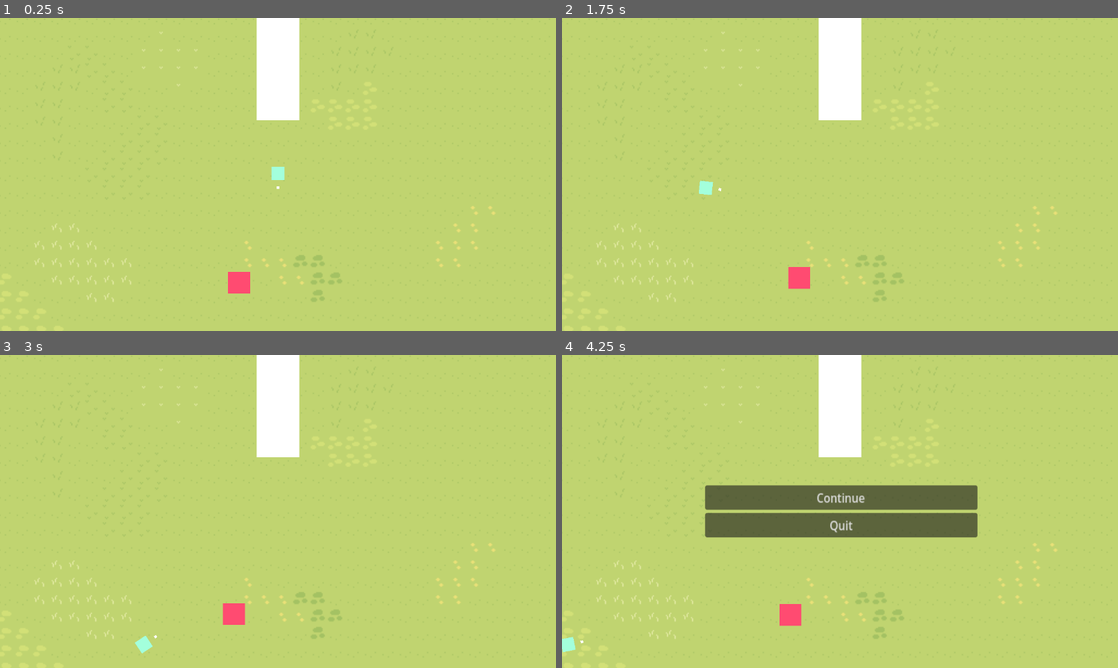
Above: before the commit, frames 1-4 (two rows, left to right).
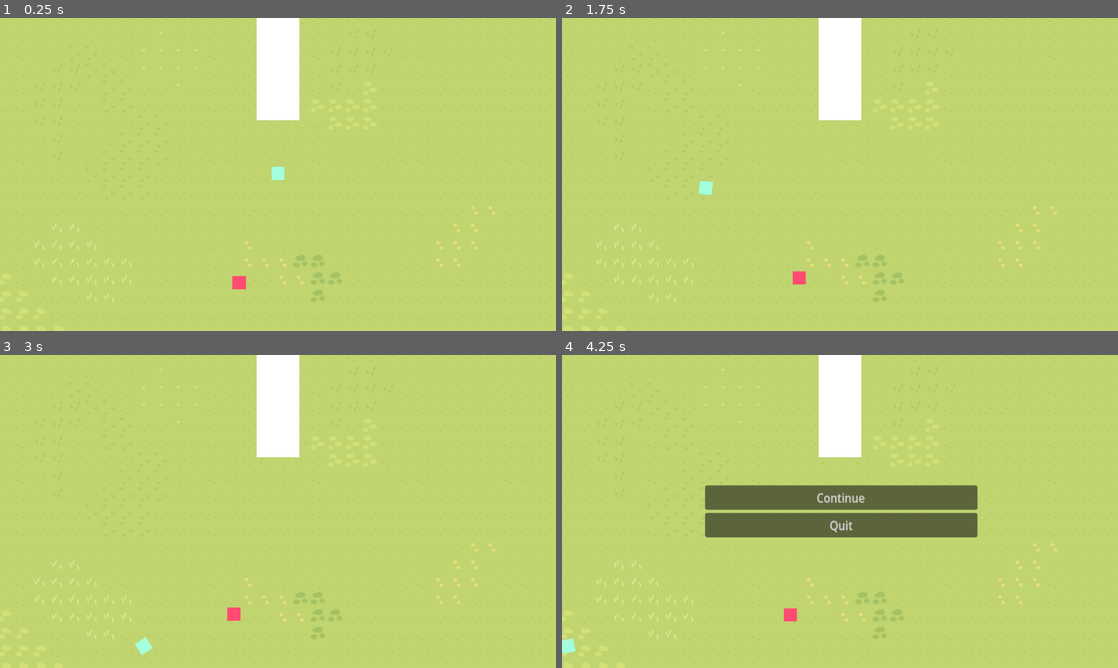
Above: after the commit, the same moments.

Repository: ConnorG255/The-Tower
Game: Godot game, scene res://main.tscn
Two runs of this game, one before a commit and one after it. Both use one fixed random seed, a clock stepped at 60 frames per second and the inputs below.
Inputs (mouse positions are in pixels of both pictures, inside the frame that each line leads up to):
- Up to frame 1 (0.25 s): no input
- Up to frame 2 (1.75 s): tap Enter at 0.5 s; move the mouse to (962, 158) at 0.52 s; hold A (A) 0.53-1.28 s; tap D (D) at 0.8, 1.35 s; move the mouse to (728, 190) at 1.27 s; tap S (S) at 1.55 s
- Up to frame 3 (3 s): move the mouse to (333, 442) at 2.02 s; hold S (S) 2.03-2.78 s; tap W (W) at 2.3, 2.85 s; move the mouse to (250, 574) at 2.77 s
- Up to frame 4 (4.25 s): tap A (A) at 3.05 s; tap Space at 3.5 s; move the mouse to (1006, 558) at 3.52 s; hold A (A) from 3.53 s (still down); tap D (D) at 3.8 s; tap Escape (pause) at 4.15 s

The runs differ from the first frame. In frame 1, 0.2% of the frame differs, in the area x 41-51%, y 53-88%; in frame 2, 0.2%; in frame 3, 0.2%; in frame 4, 0.2%, in the area x 0-44%, y 79-96%.

Commit message:
player_kill

Diff:
--- a/main.tscn
+++ b/main.tscn
@@ -12,9 +12,10 @@
 [ext_resource type="PackedScene" uid="uid://crmixsdgaq4xx" path="res://prefabs/enemy.tscn" id="10_iugcw"]
 
 [sub_resource type="RectangleShape2D" id="RectangleShape2D_6pf8t"]
+size = Vector2(50, 50)
+
+[sub_resource type="RectangleShape2D" id="RectangleShape2D_wfh7g"]
 size = Vector2(60, 60)
-
-[sub_resource type="RectangleShape2D" id="RectangleShape2D_wfh7g"]
 
 [sub_resource type="TileSetAtlasSource" id="TileSetAtlasSource_qgbj8"]
 texture = ExtResource("3_pf47w")
@@ -228,7 +229,8 @@
 script = ExtResource("2_n06yy")
 
 [node name="CollisionShape2D" type="CollisionShape2D" parent="player"]
-position = Vector2(-3.57628e-06, 5.96046e-07)
+position = Vector2(-3.42727e-06, -4.76837e-06)
+scale = Vector2(1, 1)
 shape = SubResource("RectangleShape2D_6pf8t")
 
 [node name="Sprite2D" type="Sprite2D" parent="player"]
@@ -243,9 +245,12 @@
 [node name="CollisionShape2D" type="CollisionShape2D" parent="player/Area2D"]
 light_mask = 2
 visibility_layer = 2
+position = Vector2(-65, -3.33786e-06)
+scale = Vector2(1, 1)
 shape = SubResource("RectangleShape2D_wfh7g")
 
 [node name="Sprite2D" type="Sprite2D" parent="player/Area2D"]
+visible = false
 texture = ExtResource("2_bqyek")
 
 [node name="Camera2D" type="Camera2D" parent="."]
@@ -313,3 +318,5 @@
 
 [node name="enemy" parent="." instance=ExtResource("10_iugcw")]
 position = Vector2(-36, 100)
+
+[connection signal="body_entered" from="player/Area2D" to="player" method="_on_area_2d_body_entered"]
--- a/prefabs/enemy.tscn
+++ b/prefabs/enemy.tscn
@@ -5,7 +5,8 @@
 
 [sub_resource type="RectangleShape2D" id="RectangleShape2D_hb6he"]
 
-[node name="enemy" type="CharacterBody2D"]
+[node name="enemy" type="CharacterBody2D" groups=["enemy"]]
+scale = Vector2(0.6, 0.6)
 script = ExtResource("1_6uahi")
 
 [node name="Sprite2D" type="Sprite2D" parent="."]
--- a/scripts/Scene.gd
+++ b/scripts/Scene.gd
@@ -12,9 +12,8 @@
 
 	paused = !paused
 	pass
-# Called when the node enters the scene tree for the first time.
-func _ready():
-	pass # Replace with function body.
+
+
 
 
 # Called every frame. 'delta' is the elapsed time since the previous frame.
--- a/scripts/movemnet.gd
+++ b/scripts/movemnet.gd
@@ -1,12 +1,12 @@
 extends CharacterBody2D
 @export var speed = 200
 
+# FOR PLAYER DONT KNOW WHY I CALLED IT MOVBEMENT
 
 
+# Movement mainly
 func _process(delta):
 	look_at(get_global_mouse_position())
-
-
 
 func get_input():
 	var input_direction = Input.get_vector("A", "D", "W", "S")
@@ -15,6 +15,15 @@
 func _physics_process(delta):
 	get_input()
 	move_and_slide()
+
+
+
+#Death
+
+func _on_area_2d_body_entered(body):
+	if body.is_in_group("enemy"):
+		queue_free()
+
 
 """
 
